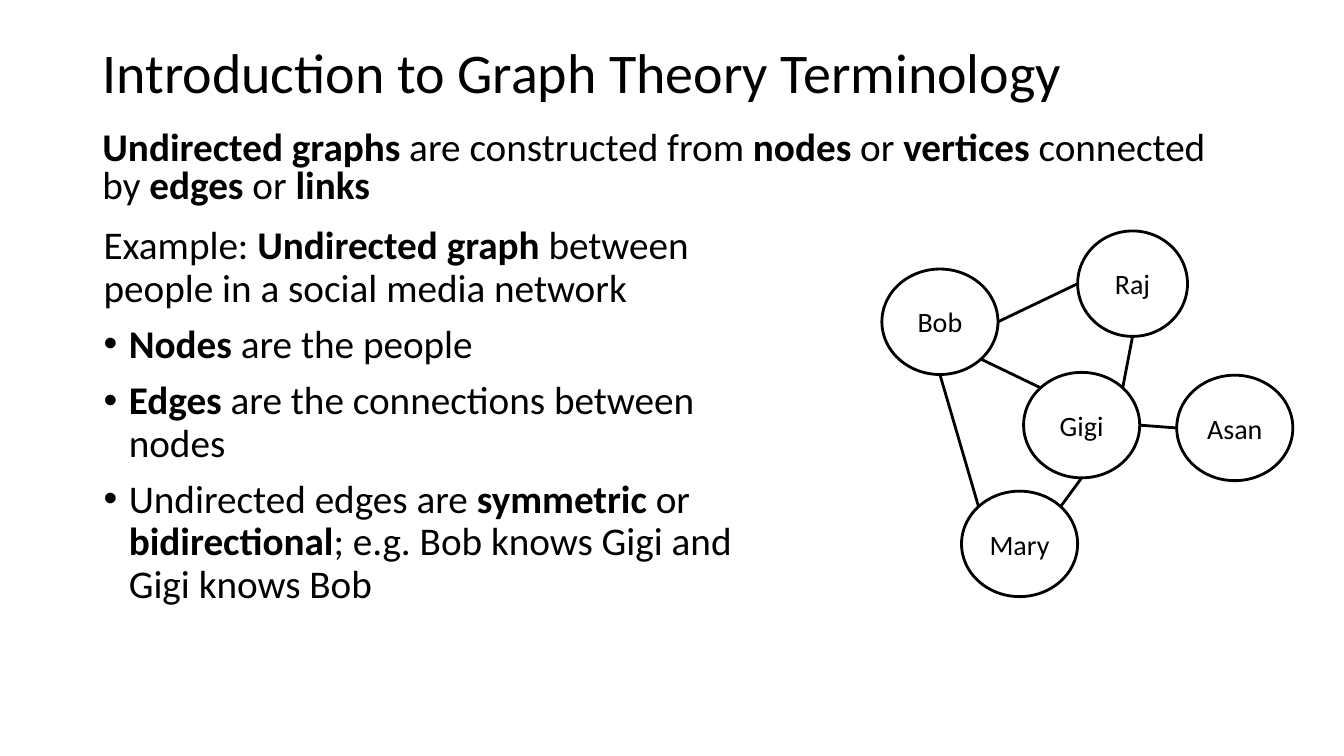
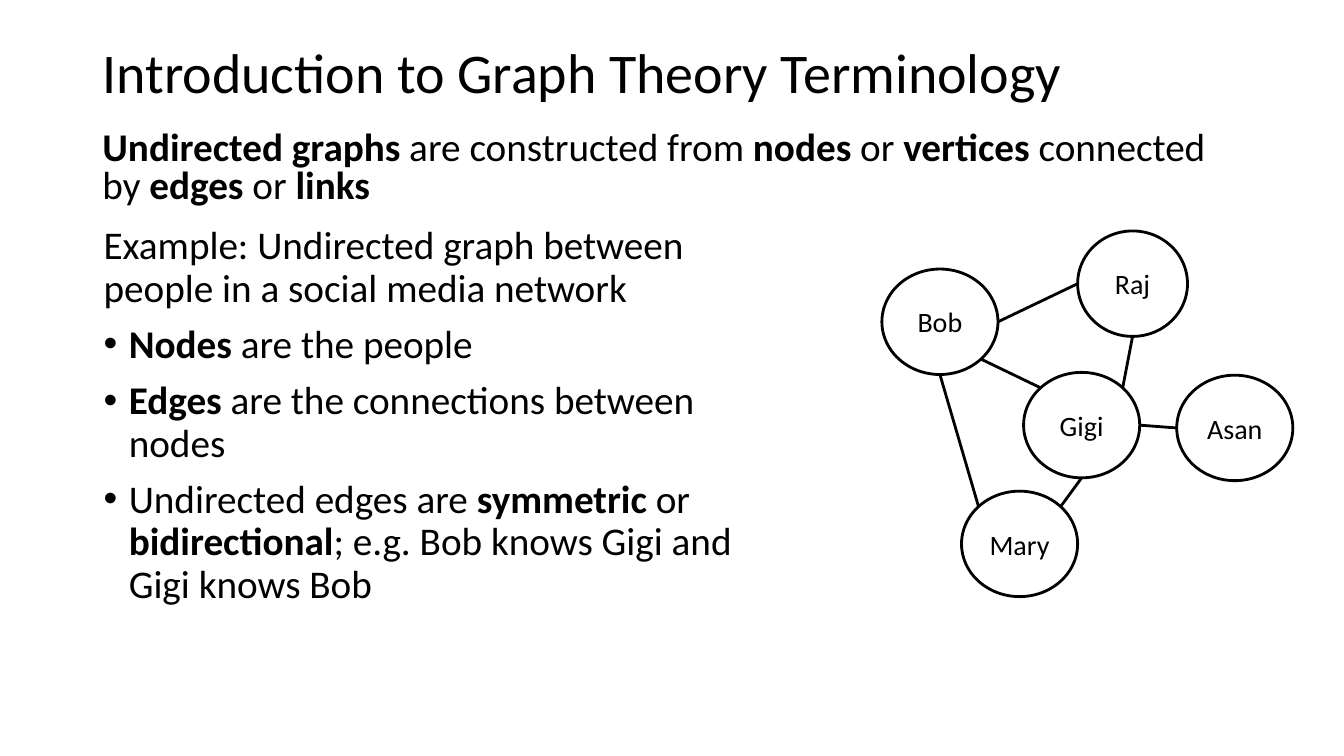
Before and after one commit to StephenElston/CSCI-E-108, a slide deck: slide 10 of slides/5_WebSearching.pptx. Drawn at 1344x756 pixels with LibreOffice and Linux fonts; fonts in the diff are those of the drawing. Boxes give left, top, right and bottom in pixels: in the first picture for what was removed or moved away, otherwise in the second. Text is boxed around its words. In the diff, an @@ line names an element or a change of style, - is before the commit and + after.

```diff
--- a/slides/5_WebSearching.pptx
+++ b/slides/5_WebSearching.pptx
@@ text at <box>104,231,683,309</box>: bold off in "Undirected graph" @@
```
Also in this commit, not shown: 6 other slides changed, 2 slides added, 2 slides removed.
